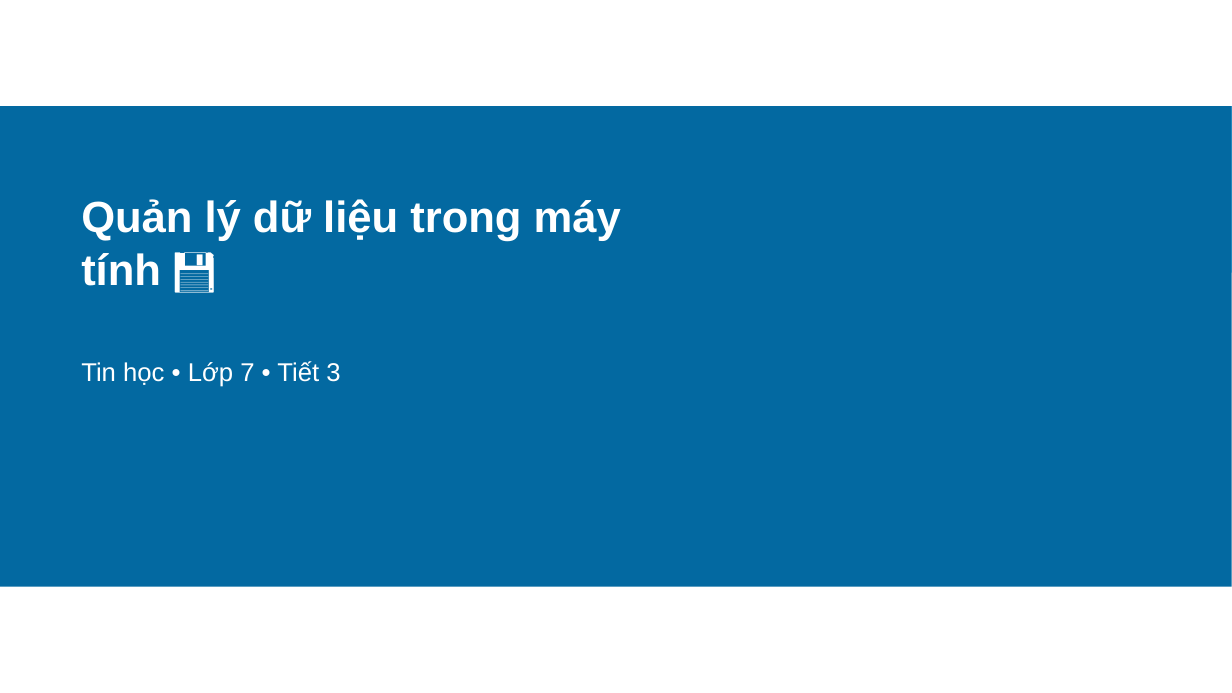
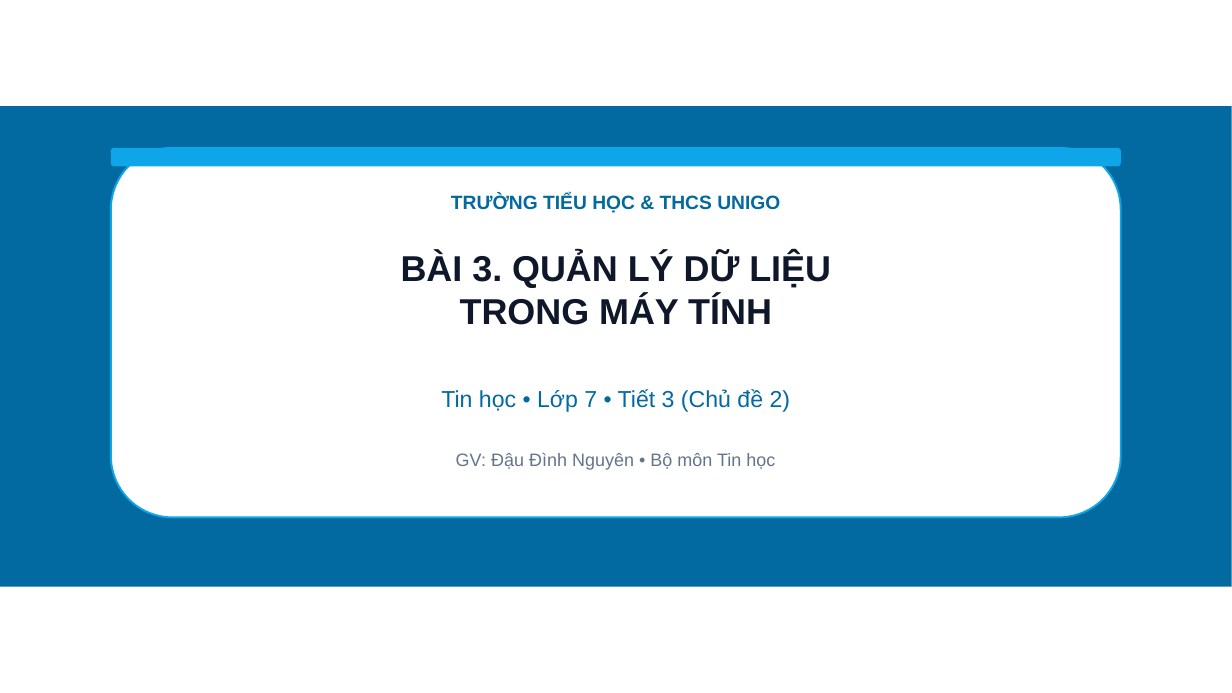
Before and after one commit to dinhnguyenhnue/UNIGO, a slide deck: slide 1 of KHBD_Tin_học/Lớp_7/Tuần_04/Slide_Tin_hoc_Lớp_7_Tiet03_Bai_3_Quan_ly_du_lieu_trong_may_tinh.pptx (slide 5 before the commit). Drawn at 1232x693 pixels with LibreOffice and Linux fonts; fonts in the diff are those of the drawing; background and template pictures are left out. Boxes give left, top, right and bottom in pixels: in the first picture for what was removed or moved away, otherwise in the second. Text is boxed around its words. In the diff, an @@ line names an element or a change of style, - is before the commit and + after.

```diff
--- a/KHBD_Tin_học/Lớp_7/Tuần_04/Slide_Tin_hoc_Lớp_7_Tiet03_Bai_3_Quan_ly_du_lieu_trong_may_tinh.pptx
+++ b/KHBD_Tin_học/Lớp_7/Tuần_04/Slide_Tin_hoc_Lớp_7_Tiet03_Bai_3_Quan_ly_du_lieu_trong_may_tinh.pptx
@@ rectangle removed at box(0, 106, 1232, 273) @@
@@ rounded rectangle added at box(111, 148, 1121, 518), fill #FFFFFF, outline #0EA5E9 1.5 pt @@
@@ rounded rectangle added at box(111, 148, 1121, 166), fill #0EA5E9 @@
@@ text added at box(451, 194, 780, 213), 15 pt, text #0369A1, bold @@
+TRƯỜNG TIỂU HỌC & THCS UNIGO
@@ text at box(401, 253, 831, 325): text changed; size 34 to 28 pt; text colour #FFFFFF to #0F172A @@
-Quản lý dữ liệu trong máy tính 💾
+BÀI 3. QUẢN LÝ DỮ LIỆU
+TRONG MÁY TÍNH
@@ text at box(441, 389, 791, 412): text changed; size 20 to 18 pt; text colour #FFFFFF to #0369A1 @@
-Tin học • Lớp 7 • Tiết 3
+Tin học • Lớp 7 • Tiết 3 (Chủ đề 2)
@@ text added at box(456, 453, 775, 470), 14 pt, text #64748B @@
+GV: Đậu Đình Nguyên • Bộ môn Tin học
```
Also in this commit, not shown: 1 other slide changed, 6 slides added, 8 slides removed, 28 other files.
